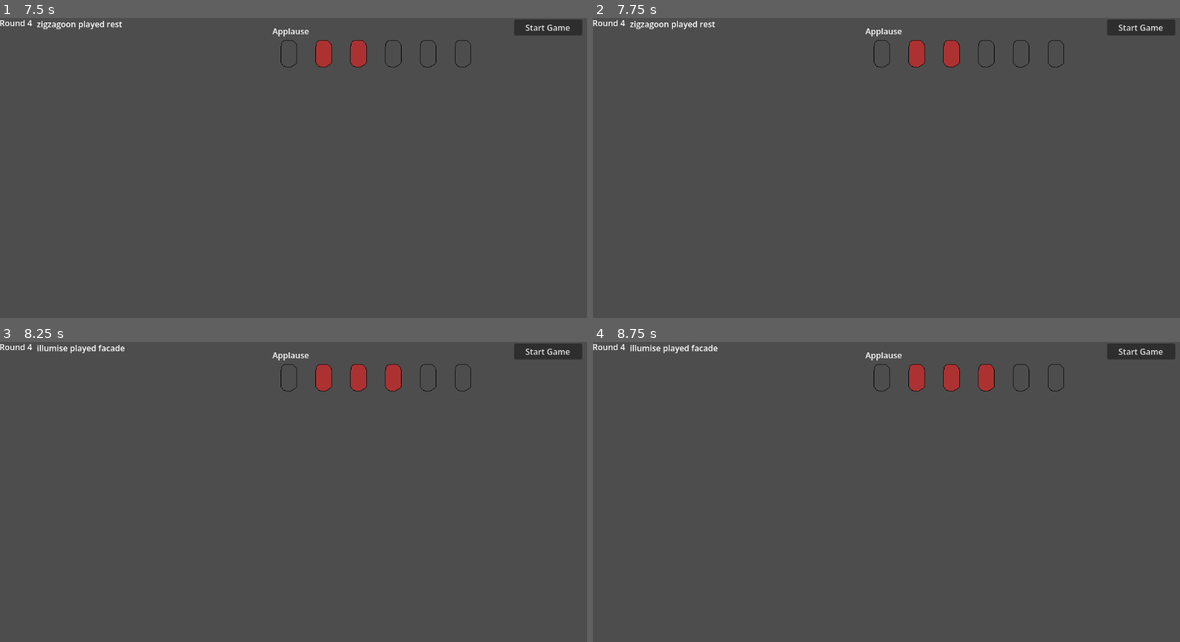
Above: before the commit, frames 1-4 (two rows, left to right).
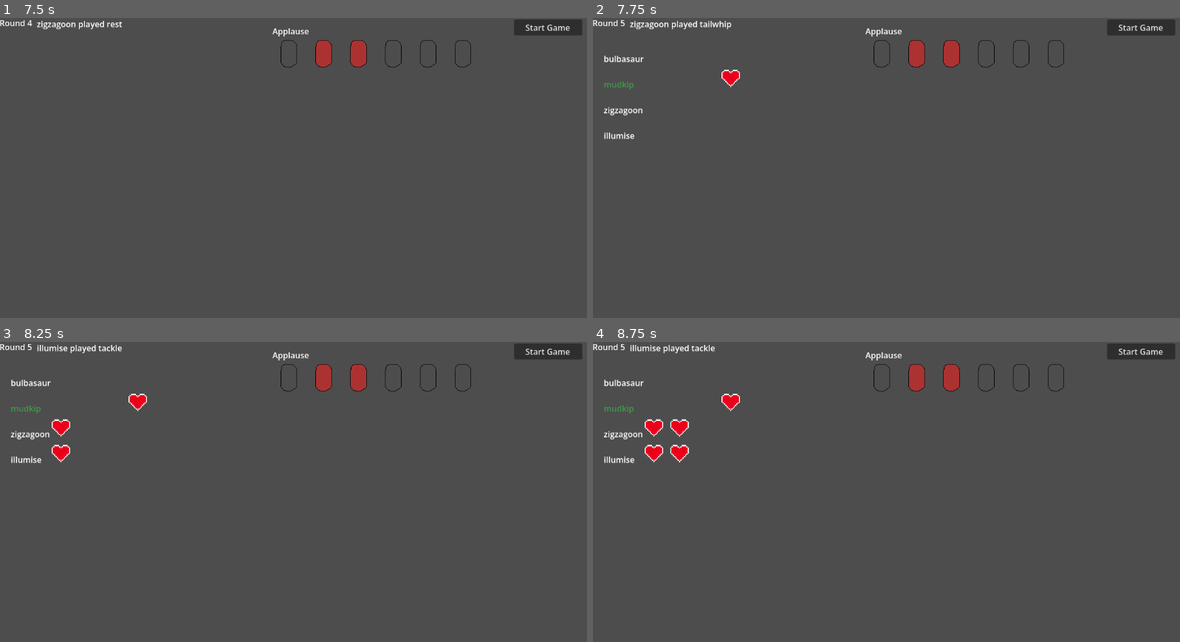
Above: after the commit, the same moments.

Repository: coreyli1/contests
Game: Godot game, scene res://main.tscn
The game is run twice, just before and just after one commit, with the same random seed, the same clock (stepped at 60 frames per second) and the same inputs.
Inputs:
- Up to frame 1 (7.5 s): click "Start Game" at 0.5 s; click "Start Game" at 1.25 s; click "Start Game" at 2 s; tap Enter at 2.75, 6.5 s; click "Water Gun" at 4.25 s; tap Space at 5, 7.25 s; click "Growl" at 5.75 s
- Up to frame 2 (7.75 s): no input
- Up to frame 3 (8.25 s): no input
- Up to frame 4 (8.75 s): no input

Frame 1 is identical in both runs. In frame 2, 0.5% of the frame differs, in the area x 1-26%, y 0-41%; in frame 3, 0.9%; in frame 4, 1.2%, in the area x 1-69%, y 0-41%.
Error before the commit: Invalid access to property or key of type 'String' on a base object of type 'Dictionary'. (res://main.gd:111)
Error after the commit: Invalid access to property or key of type 'String' on a base object of type 'Dictionary'. (res://main.gd:114)

Commit message:
updated voltage appeal calculation and display and fixed the end of game calculation
there is still a visual bug with voltage in adding and removing its sprites, need to fix that

Diff:
--- a/global.gd
+++ b/global.gd
@@ -4,7 +4,7 @@
 var turn_order : Array[Pokemon]
 var turn: int = 0
 var contest_type: int
-
+var max_voltage: bool = false
 
 const MOVES = preload("res://data/moves/moves.json")
 var move_data : Dictionary
--- a/main.gd
+++ b/main.gd
@@ -1,7 +1,5 @@
 extends Node2D
 
-var enemy_pokemon
-var enemy_current_move
 var state: String
 var round: int = 0
 
@@ -73,6 +71,7 @@
 	#await turn finishing
 	print("wait for ai turn to stop playing")
 	await Global.end_turn
+	print("ai finished turn")
 	#if the move is the same as the current contest, then add an applause
 	if Global.move_data[ai_move].type == Global.contest_type:
 		voltage.add_applause()
@@ -80,6 +79,9 @@
 		voltage.remove_applause()
 	#just add applause for testing right now
 
+	if voltage.check_applause():
+		await ai_poke.generate_hearts(ai_poke.current_appeal+5)
+		Global.turn_order[Global.turn].total_appeal += 5
 	transition_turn()
 
 func transition_turn() -> void:
@@ -108,11 +110,14 @@
 
 	await Global.end_turn
 	moves.visible = false
+
 	if Global.move_data[Global.current_pokemon.previous_move].type == Global.contest_type:
 		voltage.add_applause()
 	else:
 		voltage.remove_applause()
-
+	if voltage.check_applause():
+		await Global.current_pokemon.generate_hearts(Global.current_pokemon.current_appeal+5)
+		Global.turn_order[Global.turn].total_appeal += 5
 	transition_turn()
 
 
@@ -129,10 +134,18 @@
 	Global.turn = 0
 	Global.turn_order.shuffle()
 	# call next round
-	await get_tree().create_timer(4).timeout
-	if round == 2:
-		game_state.text = "GAMEOVER " + "you have " + str(Global.current_pokemon.total_appeal) + " total appeal."
+	await get_tree().create_timer(2).timeout
+	if round == 1:
+		game_state.text = str(calculate_appeal()) + " has won the game!"
 	else:
 		start_round()
 
 	pass
+
+func calculate_appeal():
+	var appeals: Array[int]
+	for poke in Global.turn_order:
+		appeals.append(poke.total_appeal)
+
+
+	return Global.turn_order[appeals.find(appeals.max())].pokemon_name
--- a/ui/moves.gd
+++ b/ui/moves.gd
@@ -55,6 +55,7 @@
 func create_quant() -> void:
 	appeal.text = "Appeal: " + str(Global.move_data[moves[0]].appeal)
 	jam.text = "Jam: " + str(Global.move_data[moves[0]].jam)
+
 func create_description() -> void:
 	move_qual.text = Global.move_data[moves[0]].description
 	print("create description")
--- a/ui/voltage.gd
+++ b/ui/voltage.gd
@@ -22,7 +22,7 @@
 	pass
 
 func add_applause():
-	print("adding applause")
+	print("adding applause", applause_array)
 	for i in applause_array.size():
 		print(i)
 		print(applause_array[i])
@@ -47,7 +47,18 @@
 		6:
 			return _6
 func remove_applause():
-	for i in applause_array.size():
+	print("remove",applause_array)
+	for i in range(applause_array.size()-1,-1,-1):
 		if applause_array[i] == true:
 			match_applause(i+1).texture = preload("uid://cjaibvsu17ypu")
 			return
+
+func check_applause() -> bool:
+	for i in applause_array:
+		if i:
+			pass
+		else:
+			return false
+	for i in applause_array:
+		i = false
+	return true
